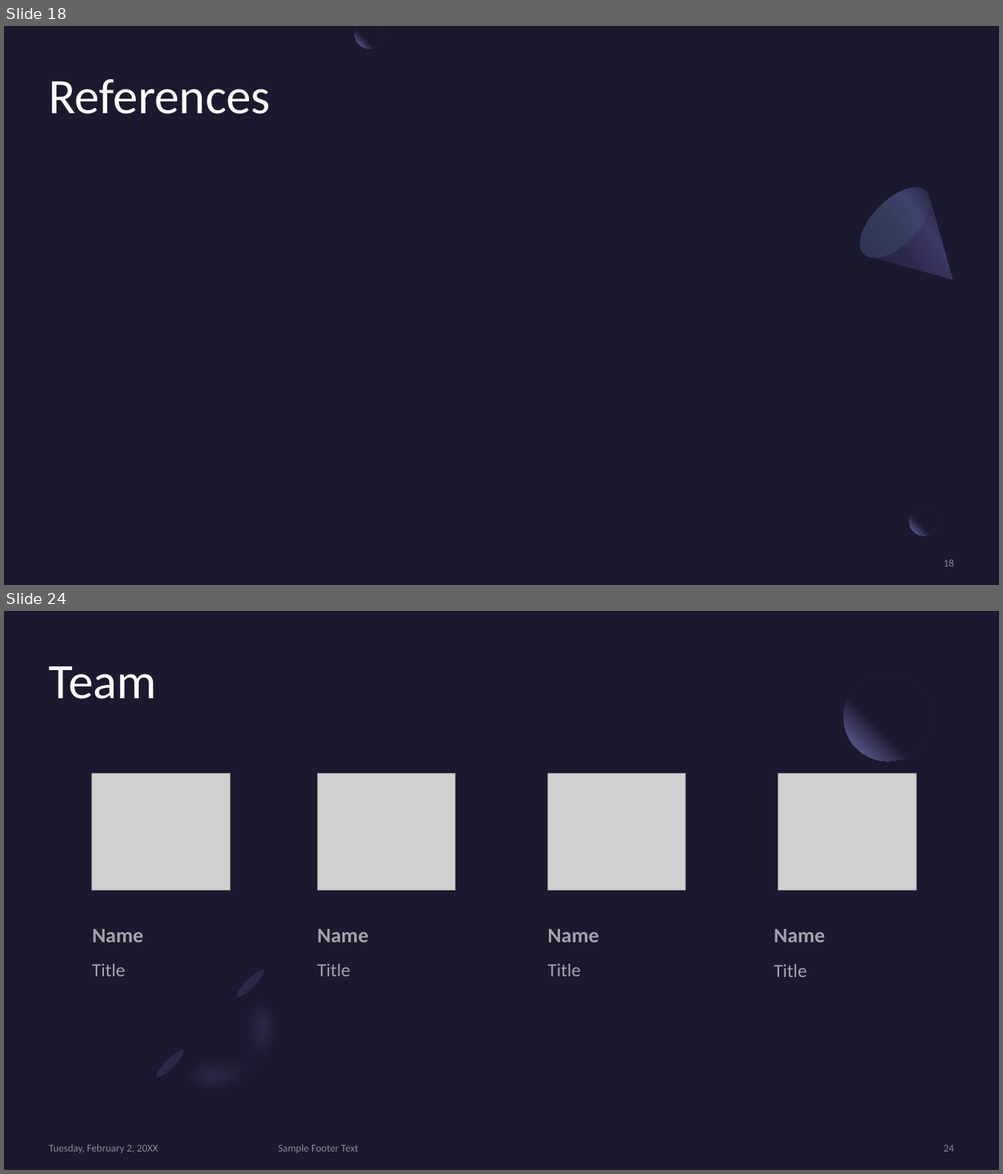
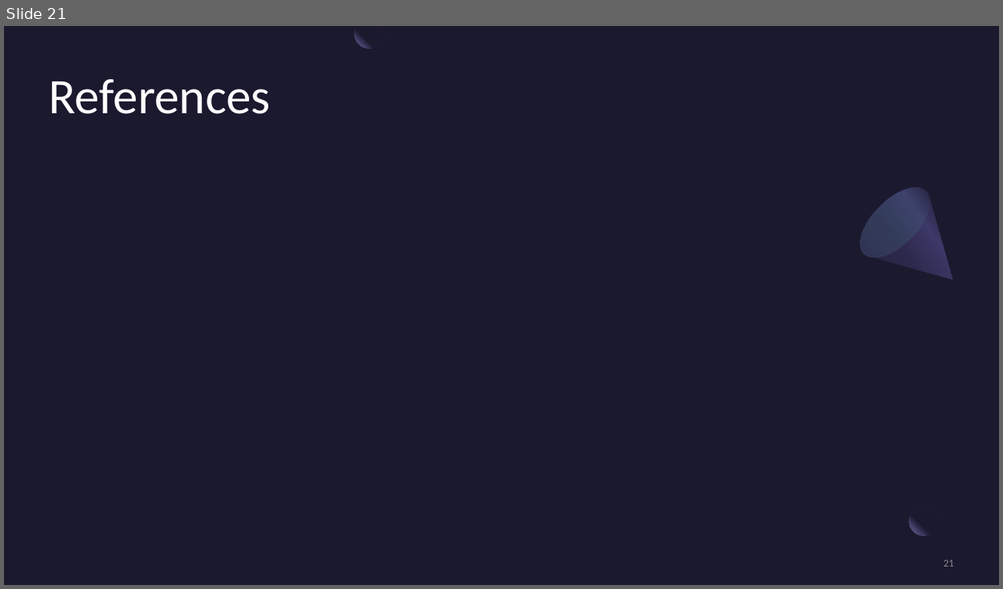
Before and after one commit to jtothec67/Ray-tracer, a slide deck: Presentation Title.pptx. Shown one above the other, each under a label of ours: slides 18 and 24 before the commit, slide 21 after it; the slides between them are not shown. The pictures are 1003x1174 and 1003x589 pixels, drawn with LibreOffice and Linux fonts; fonts in the diff are those of the drawing; grey boxes stand for pictures. Boxes give left, top, right and bottom in pixels: in the first picture for what was removed or moved away, otherwise in the second. Text is boxed around its words. In the diff, an @@ line names an element or a change of style, - is before the commit and + after.

```diff
--- a/Presentation Title.pptx
+++ b/Presentation Title.pptx
@@ slide 24 removed at (x1=4, y1=611, x2=999, y2=1170), background #1B192E @@
@@ title removed at (x1=48, y1=667, x2=156, y2=699) @@
-Team
@@ ellipse removed at (x1=843, y1=673, x2=931, y2=761) @@
@@ picture removed at (x1=92, y1=774, x2=230, y2=891) @@
@@ picture removed at (x1=317, y1=774, x2=455, y2=891) @@
@@ picture removed at (x1=548, y1=774, x2=686, y2=891) @@
@@ picture removed at (x1=778, y1=774, x2=916, y2=891) @@
@@ text removed at (x1=92, y1=929, x2=143, y2=943) @@
-Name
@@ text removed at (x1=317, y1=929, x2=368, y2=943) @@
-Name
@@ text removed at (x1=547, y1=929, x2=598, y2=943) @@
-Name
@@ text removed at (x1=774, y1=929, x2=825, y2=943) @@
-Name
@@ text removed at (x1=92, y1=964, x2=125, y2=977) @@
-Title
@@ text removed at (x1=317, y1=964, x2=350, y2=977) @@
-Title
@@ text removed at (x1=547, y1=964, x2=580, y2=977) @@
-Title
@@ text removed at (x1=774, y1=964, x2=807, y2=977) @@
-Title
@@ group removed at (x1=148, y1=962, x2=318, y2=1132): 2 freeform shapes, 2 ellipses @@
@@ rectangle removed at (x1=4, y1=1082, x2=999, y2=1170) @@
@@ text removed at (x1=49, y1=1145, x2=158, y2=1153) @@
-Tuesday, February 2, 20XX
@@ text removed at (x1=278, y1=1145, x2=358, y2=1153) @@
-Sample Footer Text
@@ page number removed at (x1=943, y1=1145, x2=953, y2=1152) @@
-24
@@ what was slide 18 is now slide 21 @@
@@ page number at (x1=943, y1=560, x2=953, y2=567): text changed @@
-18
+21
```
Also in this commit, not shown: 4 slides changed, 4 slides added, 10 other slides removed, 1 other file.
